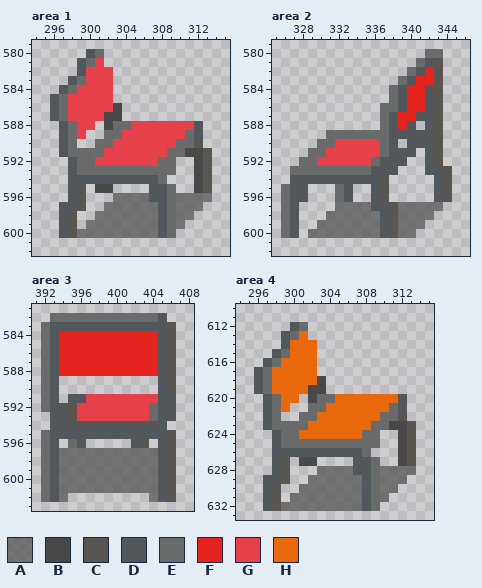
One commit to this pixel-art file: tilesets/wikipaka/wikipaka.aseprite. That is the earlier state.
512x1024 pixels, 1 frame. Pixels under 10% opacity are left out. Colours within 5 levels of each other are drawn and written as one. Shown: area 1: x 294..315, y 579..602; area 2: x 325..346, y 579..602; area 3: x 391..408, y 581..603; area 4: x 294..315, y 610..633. The commit also changed other parts of the picture, which this record leaves out.
Palette (. is transparent): A #494949ad  B #494949  C #595652  D #52575b  E #696a6a  F #e52420  G #e6414a  H #ea680c
Pixels before, area 1, first column x 296:
580 ....DE............
581 ...DEG............
582 ...DGGG...........
583 ..DEGGG...........
584 .DEGGGG...........
585 DEGGGGG...........
586 DEGGGGGB..........
587 DEGGGGBB..........
588 .DEGG.BEEGGGGGGGD.
589 .DEG..EEGGGGGGGED.
590 .DE..EEGGGGGGGEEC.
591 .DEEEEGGGGGGGEEBBC
592 ..DEEGGGGGGGEE..BC
593 ..DEEEEEEEEEEE..BC
594 ..DDDDDDDDDDE...BC
595 ..DC.BB....DDE..BC
596 ..DC...AAAADDEAAAA
597 .DDC..AAAAAADEAAA.
598 .DC..AAAAAAADEAA..
599 .DC.AAAAAAAADEA...
600 .DCAAAAAAAAADE....
Pixels before, area 2, first column x 326:
580 ................EE.
581 ...............EDC.
582 ..............EDFC.
583 .............EDFFC.
584 ............EDFFDC.
585 ............EDFFDC.
586 ...........EEDFFDC.
587 ...........EDFFDDC.
588 ...........EDFD.DC.
589 .....EEEEEEEDDDDDC.
590 ....EEGGGGGED.DDDC.
591 ...EEGGGGGGEDDD.DC.
592 ..EEGGGGGGEDDD..DC.
593 .EEEEEEEEEDDD...DDC
594 .DDDDDDDDDDC.....DC
595 EDD...ED..DC.....DC
596 EDD...ED..DC.....DC
597 ED....AAAADDCAAAAA.
598 ED...AAAAAADCAAAA..
599 ED..AAAAAAADCAAA...
600 ED.AAAAAAAADCAA....
Pixels before, area 3, first column x 392:
582 .EEEEEEEEEEEED.
583 EDDDDDDDDDDDDDC
584 EDFFFFFFFFFFFDC
585 EDFFFFFFFFFFFDC
586 EDFFFFFFFFFFFDC
587 EDFFFFFFFFFFFDC
588 EDFFFFFFFFFFFDC
589 ED...........DC
590 ED...........DC
591 ED.DDGGGGGGGGDD
592 EDDCGGGGGGGGEDD
593 .DDCGGGGGGGGEDD
594 .DDDDDDDDDDDDD.
595 EDDDDDDDDDDDDDC
596 ED.ED.....DC.DC
597 EDAAAAAAAAAAADC
598 EDAAAAAAAAAAADC
599 EDAAAAAAAAAAADC
600 EDAAAAAAAAAAADC
601 EDAAAAAAAAAAADC
602 EDA.........ADC
Pixels before, area 4, first column x 296:
612 ....DE............
613 ...DEH............
614 ...DHHH...........
615 ..DEHHH...........
616 .DEHHHH...........
617 DEHHHHH...........
618 DEHHHHHB..........
619 DEHHHHBB..........
620 .DEHH.BEEHHHHHHHD.
621 .DEH..EEHHHHHHHED.
622 .DE..EEHHHHHHHEEC.
623 .DEEEEHHHHHHHEEBBC
624 ..DEEHHHHHHHEE..BC
625 ..DEEEEEEEEEEE..BC
626 ..DDDDDDDDDDE...BC
627 ..DC.BB....DDE..BC
628 ..DC...AAAADDEAAAA
629 .DDC..AAAAAADEAAA.
630 .DC..AAAAAAADEAA..
631 .DC.AAAAAAAADEA...
632 .DCAAAAAAAAADE....
New version:
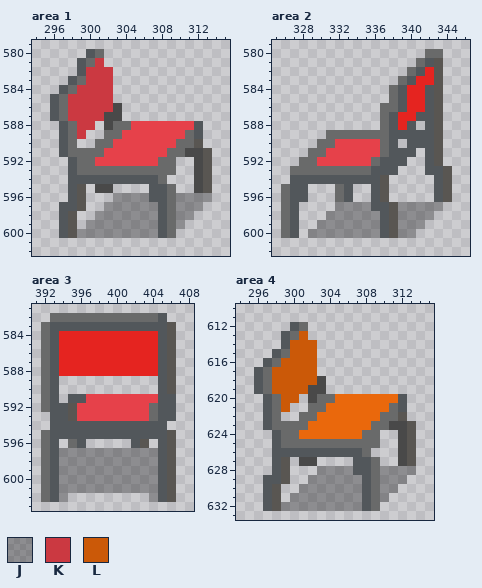
Colours new in this view: J #0000004f  K #cb3941  L #cb5908
From old to new:
Area 1:
Colour J replaces colour A in row 596 at x 303 to 306 and 310 to 313; in row 597 at x 302 to 307 and 310 to 312; in row 598 at x 301 to 307 and 310 to 311; in row 599 at x 300 to 307 and 310; in row 600 at x 299 to 307.
Colour K replaces colour G in row 581 at x 301; in rows 582 to 583 at x 300 to 302; in row 584 at x 299 to 302; in rows 585 to 586 at x 298 to 302; in row 587 at x 298 to 301; in row 588 at x 299 to 300.
Colour K replaces colour G in row 589 at x 299.
Area 2:
Colour J replaces colour A in row 597 at x 332 to 335 and 339 to 343; in row 598 at x 331 to 336 and 339 to 342; in row 599 at x 330 to 336 and 339 to 341; in row 600 at x 329 to 336 and 339 to 340.
Area 3:
Colour J replaces colour A in rows 597 to 601 at x 394 to 404; in row 602 at x 394 and 404.
Area 4:
Colour J replaces colour A in row 628 at x 303 to 306 and 310 to 313; in row 629 at x 302 to 307 and 310 to 312; in row 630 at x 301 to 307 and 310 to 311; in row 631 at x 300 to 307 and 310; in row 632 at x 299 to 307.
Colour L replaces colour H in row 613 at x 301; in rows 614 to 615 at x 300 to 302; in row 616 at x 299 to 302; in rows 617 to 618 at x 298 to 302; in row 619 at x 298 to 301; in row 620 at x 299 to 300.
Colour L replaces colour H in row 621 at x 299.
Changed places in both pictures, as pixel boxes (x1, y1, x2, y2):
changed: (68, 58, 113, 139)
changed: (77, 193, 212, 238)
changed: (308, 202, 443, 238)
changed: (59, 448, 158, 502)
changed: (272, 331, 317, 412)
changed: (281, 466, 416, 511)
